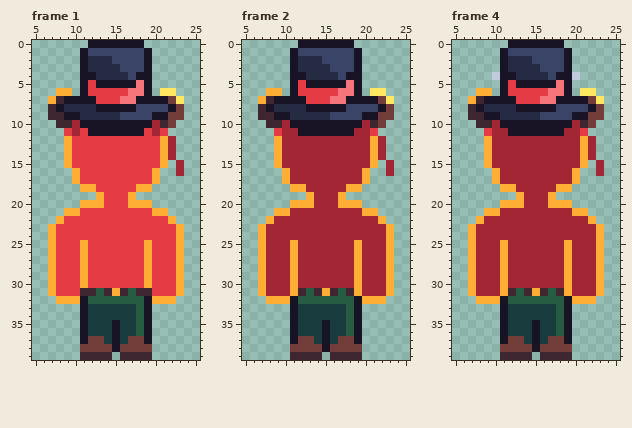
Pixel-art file, stored at character/outline.aseprite. The picture above is the old version.
32x40 pixels, 4 frames. Shown: frame 1: x 5..25, y 0..39; frame 2: x 5..25, y 0..39; frame 4: x 5..25, y 0..39. The commit also changed other frames, which this record leaves out.
After:
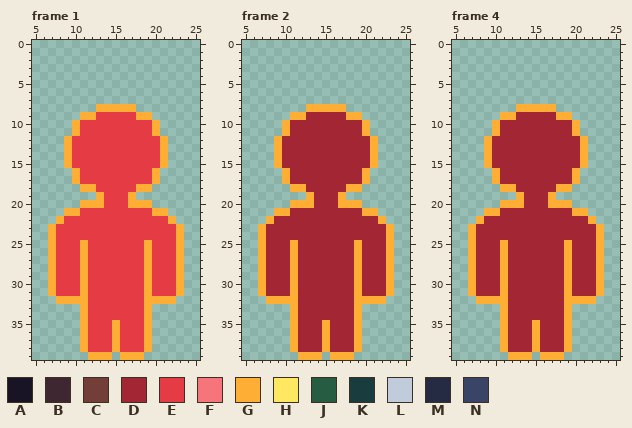
Palette (. is transparent): A #181425  B #3e2731  C #733e39  D #a22633  E #e43b44  F #f6757a  G #feae34  H #fee761  J #265c42  K #193c3e  L #c0cbdc  M #262b44  N #3a4466
Changes in this commit:
layer "Outline" now hidden
layer "Hat/Hat3" now hidden
layer "Hat/Hat2" now hidden
layer "Hat/Hat1" now hidden
layer "Pants/Pants3" now hidden
layer "Pants/Pants2" now hidden
layer "Pants/Pants1" now hidden
Changed rows in their new state; - is an unchanged pixel.
Frame 1:
first column x 7:
 0 -----.......-----
 1 ----.........----
 2 ----.........----
 3 ----.........----
 4 ----.........----
 5 ----.........----
 6 -..-.........-..-
 7 .................
 8 ......GGGGG......
 9 ....GGEEEEEGG....
10 -..GEEEEEEEEEG..-
11 --.G-EEEEEEE-G.--
12 ---------------.-
13 ---------------.-
14 ---------------.-
15 ----------------.
16 ----------------.
first column x 11:
31 GEEEEEEEG
32 GEEEEEEEG
33 GEEEEEEEG
34 GEEEEEEEG
35 GEEEGEEEG
36 GEEEGEEEG
37 GEEEGEEEG
38 GEEEGEEEG
39 .GGG-GGG.
Frame 2:
first column x 7:
 0 -----.......-----
 1 ----.........----
 2 ----.........----
 3 ----.........----
 4 ----.........----
 5 ----.........----
 6 -..-.........-..-
 7 .................
 8 ......GGGGG......
 9 ....GGDDDDDGG....
10 -..GDDDDDDDDDG..-
11 --.G-DDDDDDD-G.--
12 ---------------.-
13 ---------------.-
14 ---------------.-
15 ----------------.
16 ----------------.
first column x 11:
31 -DDDDDDD-
32 GDDDDDDDG
33 GDDDDDDDG
34 GDDDDDDDG
35 GDDDGDDDG
36 GDDDGDDDG
37 GDDDGDDDG
38 GDDDGDDDG
39 .GGG-GGG.
Frame 4:
first column x 7:
 0 -----.......-----
 1 ----.........----
 2 ----.........----
 3 ----.........----
 4 ---...........---
 5 ----.........----
 6 -..-.........-..-
 7 .................
 8 ......GGGGG......
 9 ....GGDDDDDGG....
10 -..GDDDDDDDDDG..-
11 --.G-DDDDDDD-G.--
12 ---------------.-
13 ---------------.-
14 ---------------.-
15 ----------------.
16 ----------------.
first column x 11:
31 -DDDDDDD-
32 GDDDDDDDG
33 GDDDDDDDG
34 GDDDDDDDG
35 GDDDGDDDG
36 GDDDGDDDG
37 GDDDGDDDG
38 GDDDGDDDG
39 .GGG-GGG.
Boxes around the changes in both pictures, in picture pixels (x1, y1, x2, y2):
changed: (48, 40, 184, 176)
changed: (80, 288, 152, 360)
changed: (258, 40, 394, 176)
changed: (290, 288, 362, 360)
changed: (468, 40, 604, 176)
changed: (500, 288, 572, 360)
